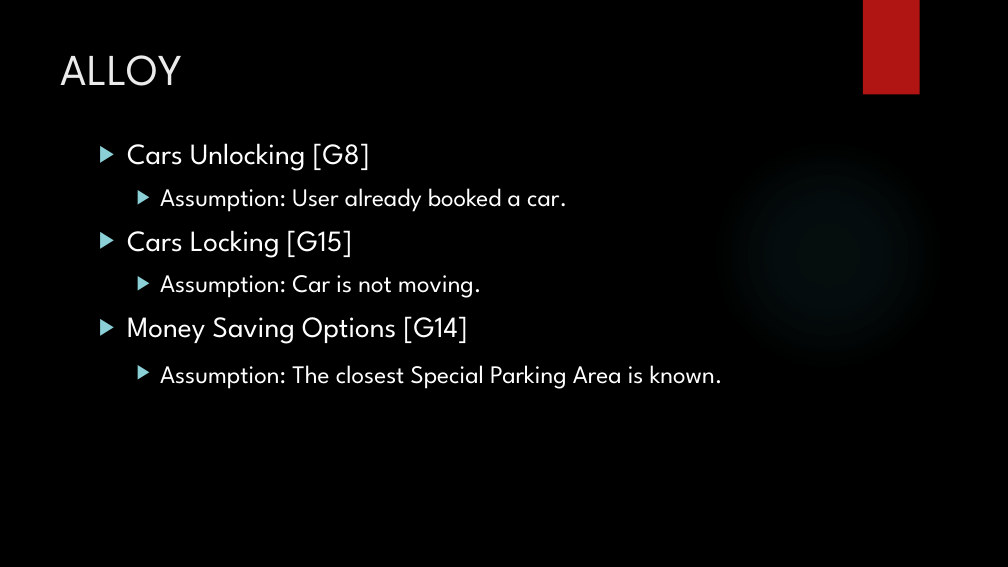
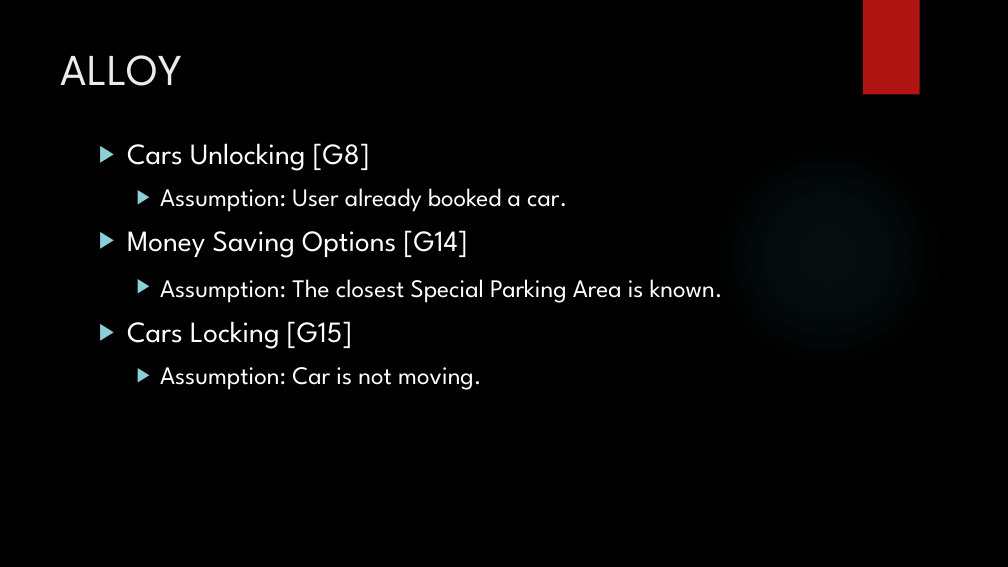
Before and after one commit to EdoardoZ/SoftEng2, a slide deck: slide 5 of RASD/Slideshow/rasd_show-anime.pptx. Drawn at 1008x567 pixels with LibreOffice and Linux fonts; fonts in the diff are those of the drawing; background and template pictures are left out. Boxes give left, top, right and bottom in pixels: in the first picture for what was removed or moved away, otherwise in the second. Text is boxed around its words. In the diff, an @@ line names an element or a change of style, - is before the commit and + after.

```diff
--- a/RASD/Slideshow/rasd_show-anime.pptx
+++ b/RASD/Slideshow/rasd_show-anime.pptx
@@ text at (127,230,723,303): paragraphs added @@
+▶ Money Saving Options [G14]
+  ▶ Assumption: The closest Special Parking Area is known.
@@ text at (127,316,723,389): paragraphs removed @@
-▶ Money Saving Options [G14]
-  ▶ Assumption: The closest Special Parking Area is known.
```
Also in this commit, not shown: 2 other slides changed, 1 other file.
